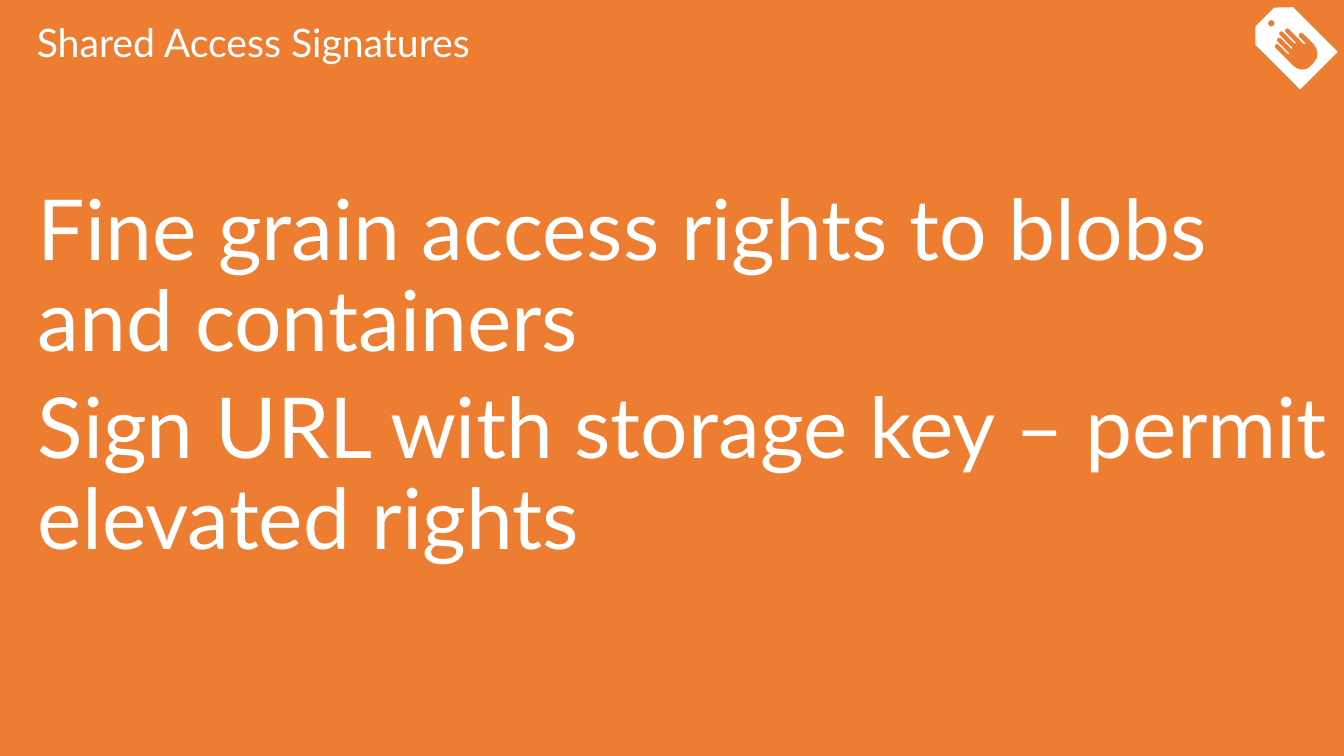
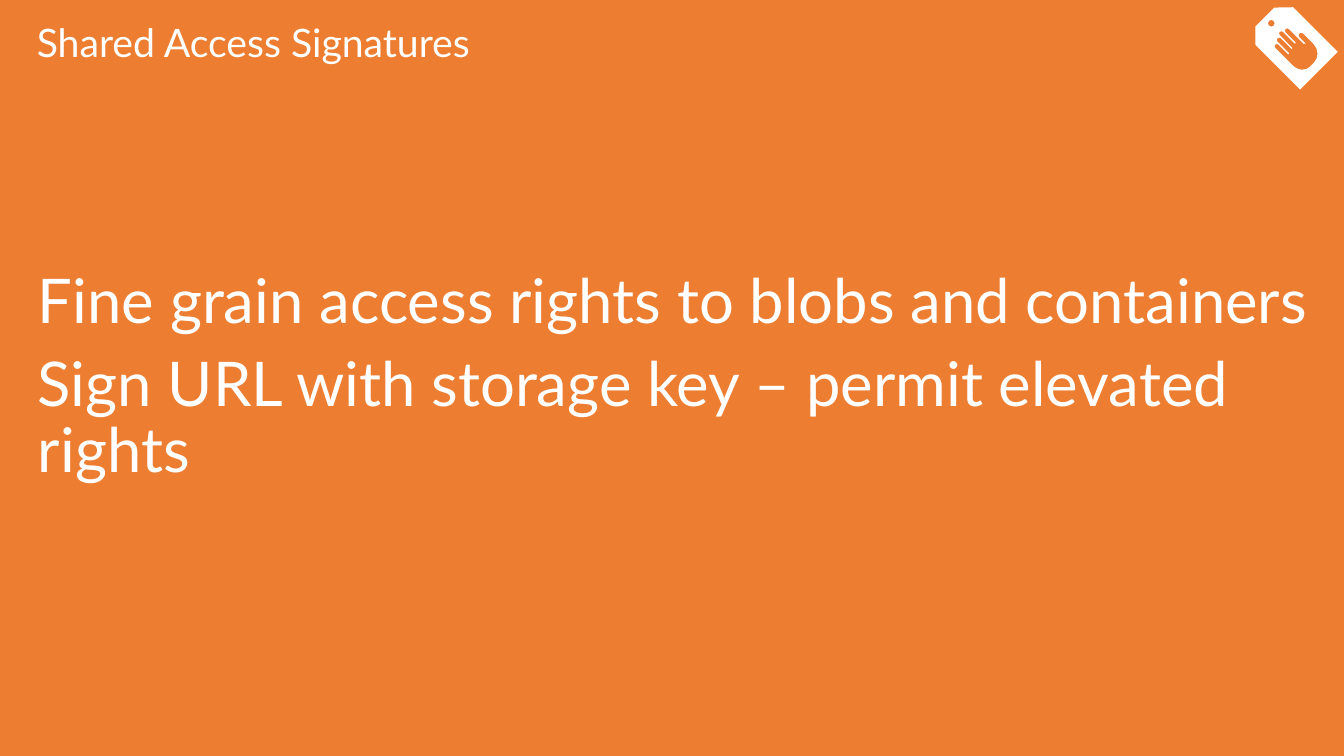
Before and after one commit to sack212/BasicAzureCamp, a slide deck: slide 28 of Data-Storage/Data-Storage.pptx (slide 27 before the commit). Drawn at 1344x756 pixels with LibreOffice and Linux fonts; fonts in the diff are those of the drawing. Boxes give left, top, right and bottom in pixels: in the first picture for what was removed or moved away, otherwise in the second. Text is boxed around its words. In the diff, an @@ line names an element or a change of style, - is before the commit and + after.

Commit message:
Updated Data Storage presentation

```diff
--- a/Data-Storage/Data-Storage.pptx
+++ b/Data-Storage/Data-Storage.pptx
@@ text "Fine grain access rights to ..." at (38, 277, 1307, 484): size 60 to 44 pt @@
```
Also in this commit, not shown: 13 other slides changed, 7 slides added, 1 slide removed.
